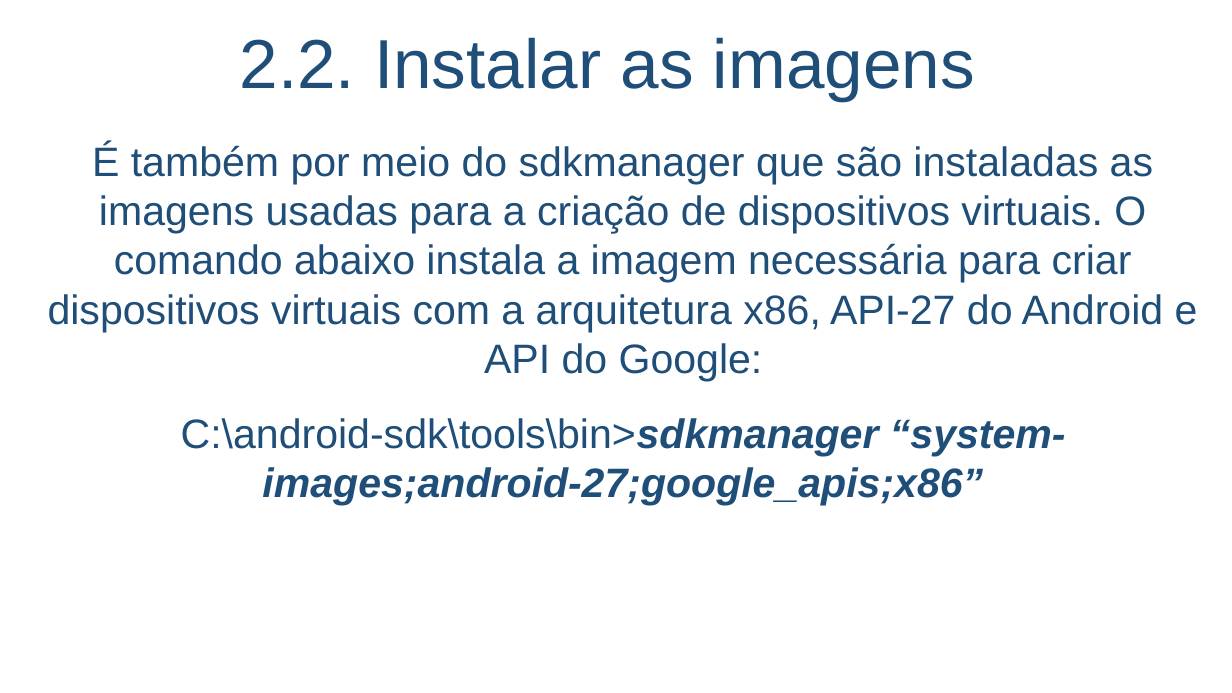
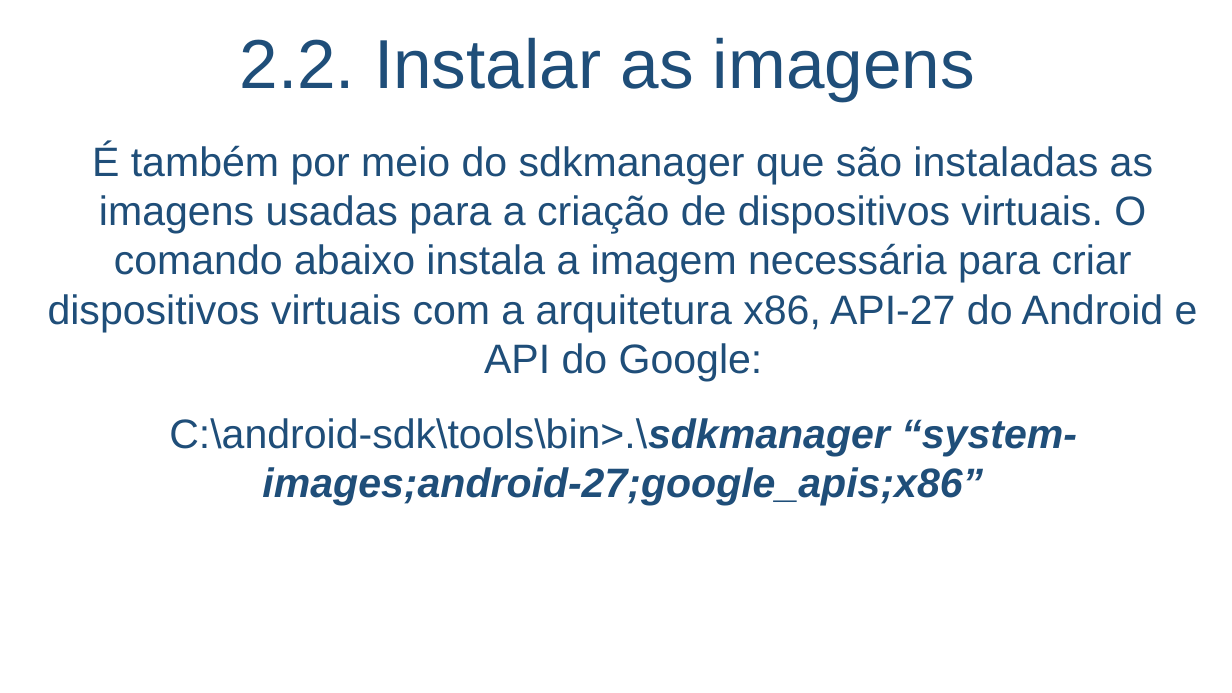
Before and after one commit to salmo-jr/public-slides, a slide deck: slide 15 of building-games-for-Android.pptx. Drawn at 1232x693 pixels with LibreOffice and Linux fonts; fonts in the diff are those of the drawing; background and template pictures are left out. Boxes give left, top, right and bottom in pixels: in the first picture for what was removed or moved away, otherwise in the second. Text is boxed around its words. In the diff, an @@ line names an element or a change of style, - is before the commit and + after.

```diff
--- a/building-games-for-Android.pptx
+++ b/building-games-for-Android.pptx
@@ text at (169,418,1077,505): text changed @@
-C:\android-sdk\tools\bin>sdkmanager “system-images;android-27;google_apis;x86”
+C:\android-sdk\tools\bin>.\sdkmanager “system-images;android-27;google_apis;x86”
```
Also in this commit, not shown: 7 other slides changed.
